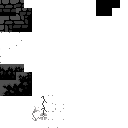
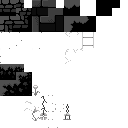
Comparing the layer stacks of the two 128x128 images. Changes:
added layer "GroundOutline1 copy 24" in group "Outline 2" over [25, 101, 32, 104]
added layer "GroundOutline1 copy 23" in group "Outline 2" over [24, 108, 32, 111]
added layer "GroundOutline2 copy 3" in group "Outline 1" over [32, 48, 40, 50]
added layer "GroundOutline2 copy 4" in group "Outline 1" over [65, 49, 78, 64]
added layer "GroundOutline1 copy 25" in group "Outline 1" over [32, 84, 40, 96]
added layer "GroundOutline1 copy 22" in group "Outline 1" over [65, 32, 79, 37]
added layer "Ground 2 copy 27" in group "Ground 1" over [82, 32, 94, 48]
added layer "Ground 2 copy 19" in group "Ground 1" over [47, 16, 64, 32]
added layer "Ground 2 copy 18" in group "Ground 1" over [32, 16, 48, 32]
added layer "Ground 2 copy 22" in group "Ground 1" over [56, 8, 64, 16]
added layer "Ground 2 copy 21" in group "Ground 1" over [48, 8, 56, 16]
added layer "Ground 2 copy 20" in group "Ground 1" over [48, 0, 56, 8]
added layer "Ground 2 copy 17" in group "Ground 1" over [32, 0, 48, 16]
added layer "Ground 2 copy 26" in group "Ground 2" over [64, 104, 71, 120]
added layer "Ground 2 copy 25" in group "Ground 2" over [80, 16, 96, 32]
added layer "Ground 2 copy 24" in group "Ground 2" over [64, 16, 80, 32]
added layer "Ground 2 copy 23" in group "Ground 2" over [64, 0, 80, 16]
